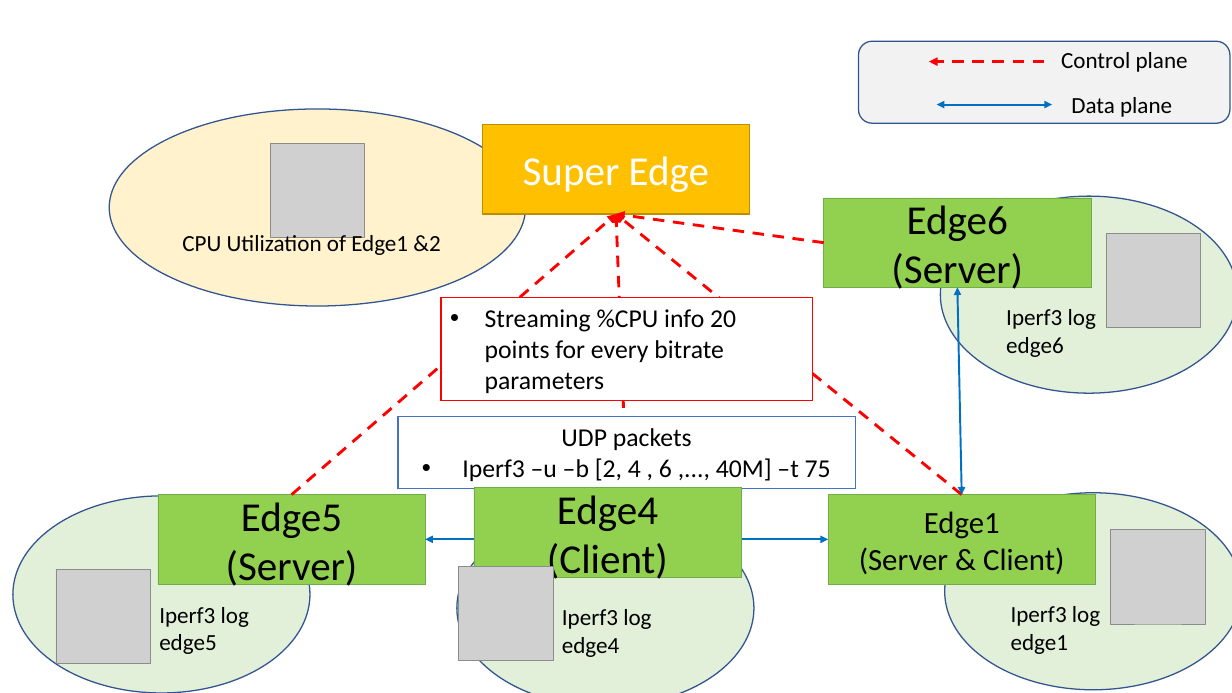
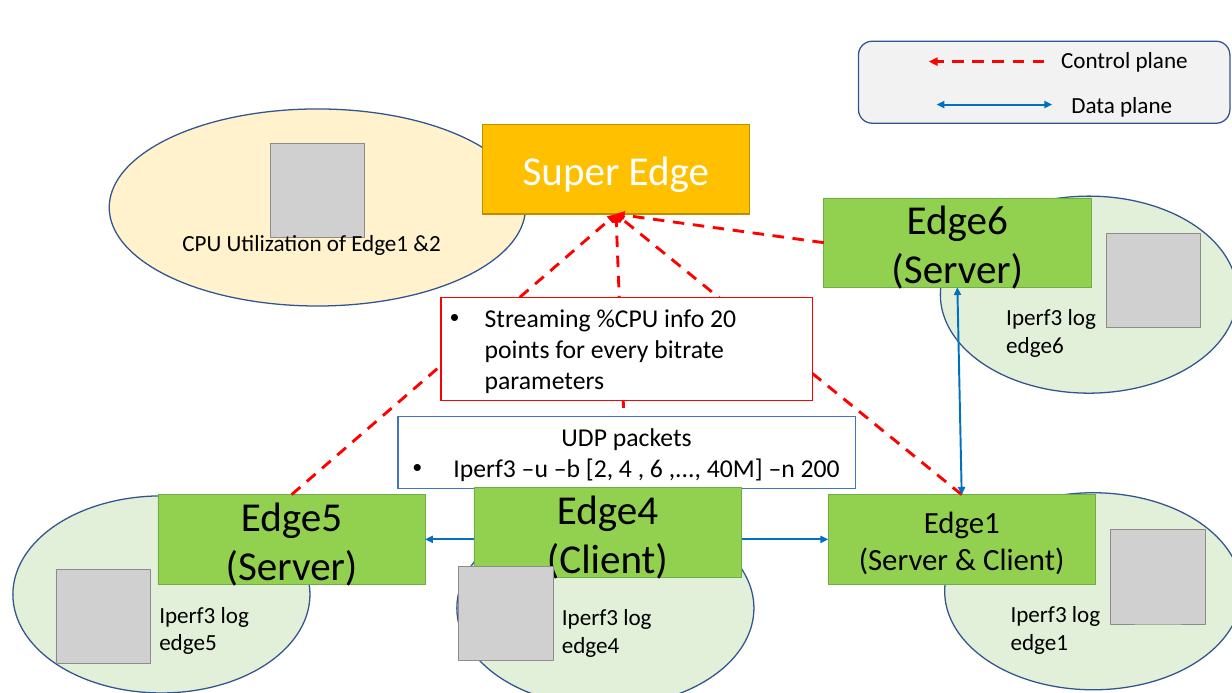
Before and after one commit to phoophoo187/Privacy_SDN_Edge_IoT, a slide deck: slide 9 of PlanB/CPU_utilization_Experiment/version2_Experiment_style/Experiment_Results.pptx. Drawn at 1232x693 pixels with LibreOffice and Linux fonts; fonts in the diff are those of the drawing; grey boxes stand for pictures. Boxes give left, top, right and bottom in pixels: in the first picture for what was removed or moved away, otherwise in the second. Text is boxed around its words. In the diff, an @@ line names an element or a change of style, - is before the commit and + after.

Commit message:
Change n

```diff
--- a/PlanB/CPU_utilization_Experiment/version2_Experiment_style/Experiment_Results.pptx
+++ b/PlanB/CPU_utilization_Experiment/version2_Experiment_style/Experiment_Results.pptx
@@ text in rectangle at (453, 458, 840, 481): text changed @@
-• Iperf3 –u –b [2, 4 , 6 ,..., 40M] –t 75
+• Iperf3 –u –b [2, 4 , 6 ,..., 40M] –n 200
```
